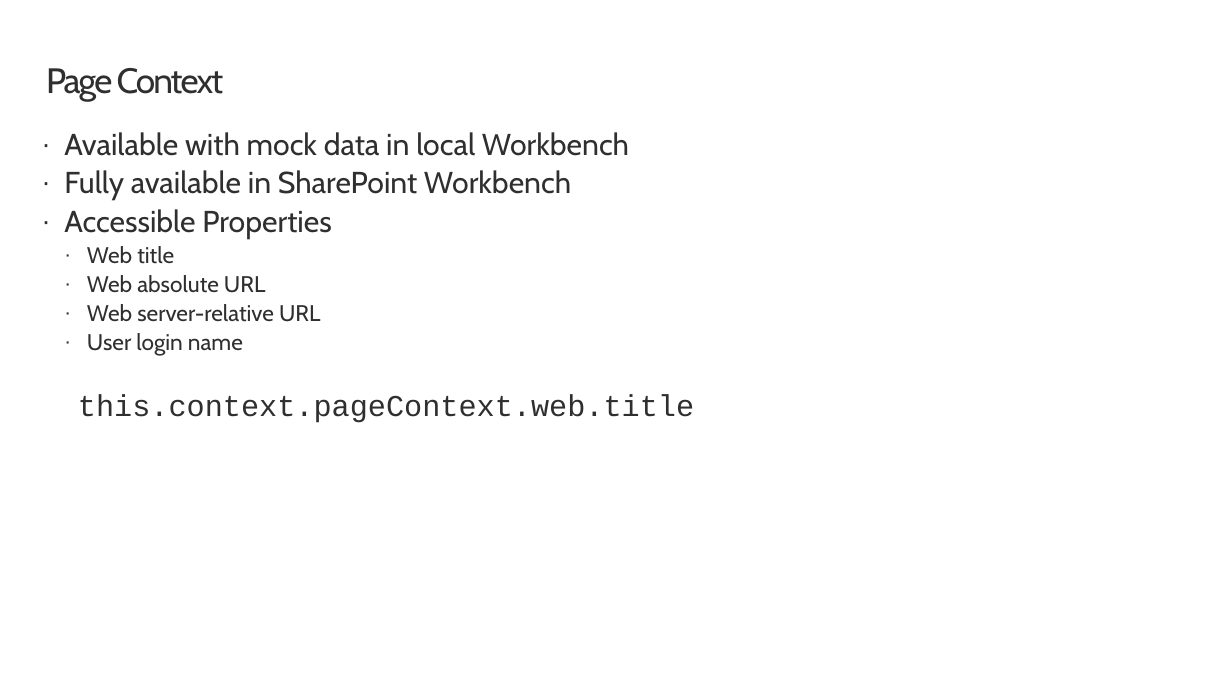
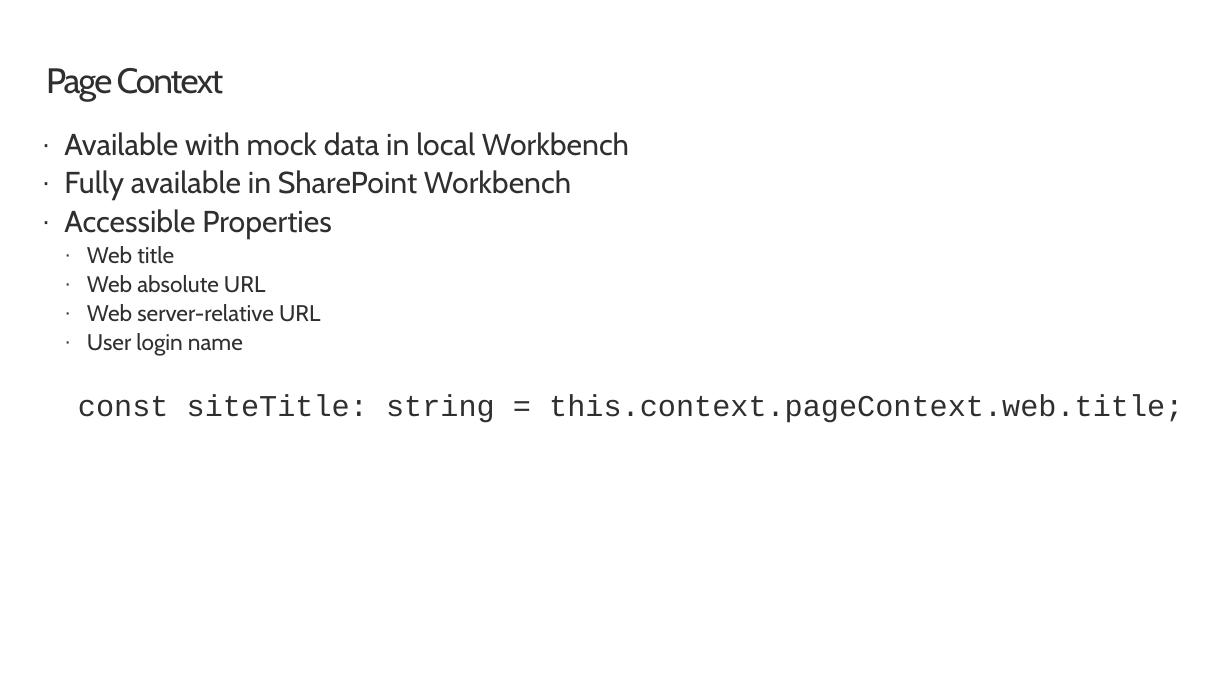
Before and after one commit to renahorton218/SharePoint-spfx-web-parts, a slide deck: slide 11 of 03-spfxapi.pptx. Drawn at 1232x693 pixels with LibreOffice and Linux fonts; fonts in the diff are those of the drawing; background and template pictures are left out. Boxes give left, top, right and bottom in pixels: in the first picture for what was removed or moved away, otherwise in the second. Text is boxed around its words. In the diff, an @@ line names an element or a change of style, - is before the commit and + after.

```diff
--- a/03-spfxapi.pptx
+++ b/03-spfxapi.pptx
@@ text at [78,394,1183,423]: text changed @@
-this.context.pageContext.web.title
+const siteTitle: string = this.context.pageContext.web.title;
```
Also in this commit, not shown: 5 other slides changed, 39 other files.
